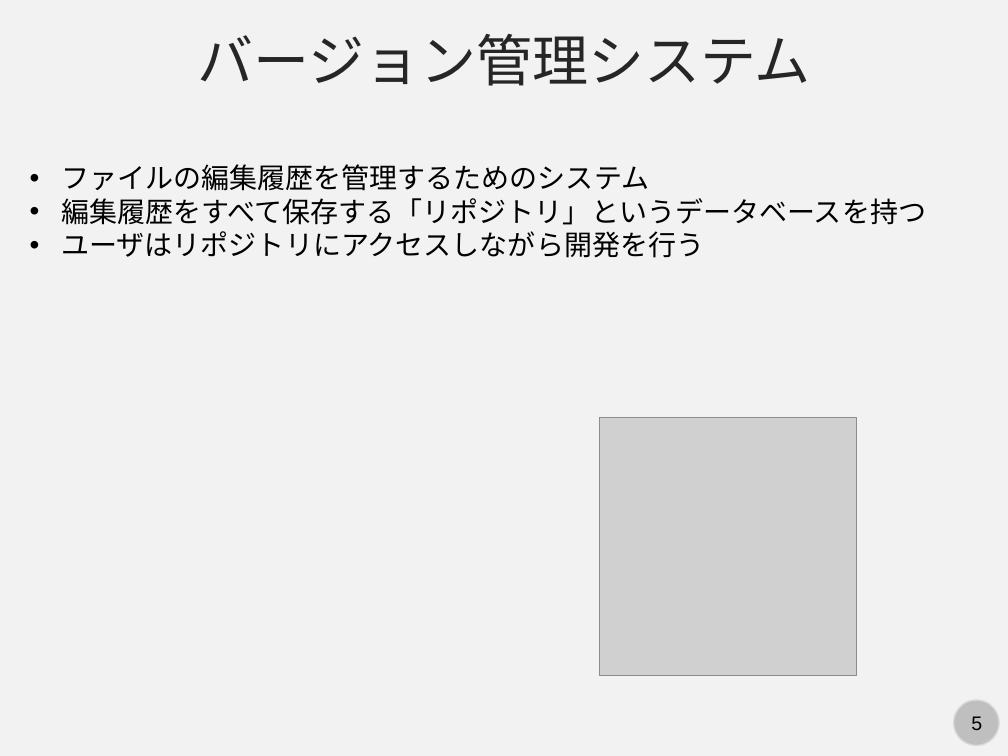
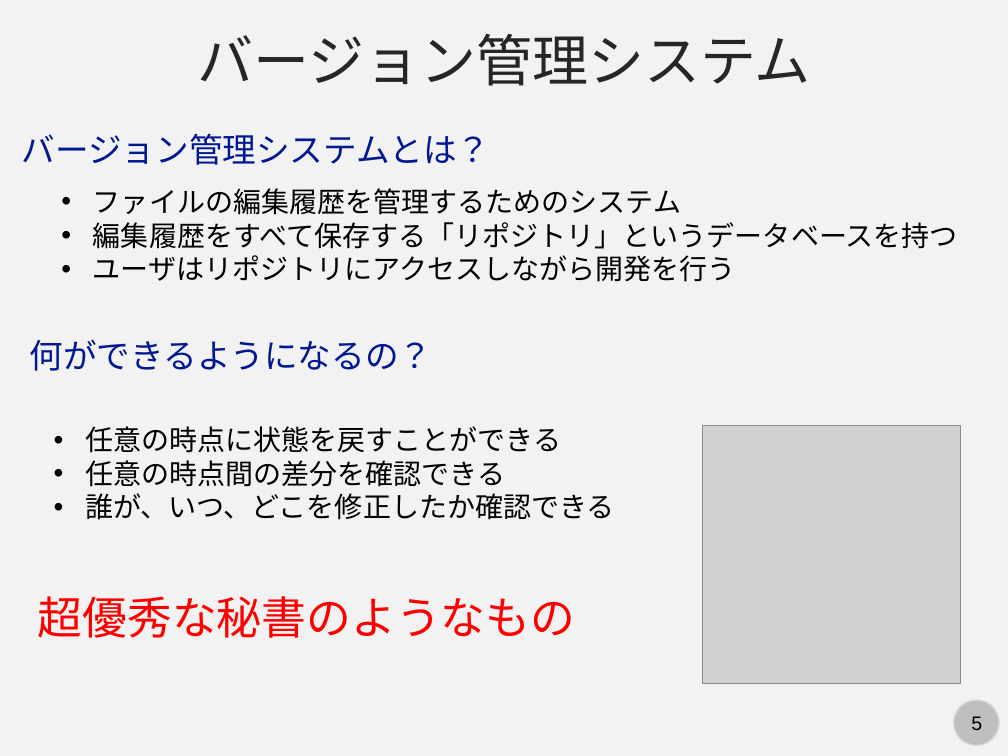
Before and after one commit to kaityo256/github, a slide deck: slide 5 of vcs/fig/slide.pptx. Drawn at 1008x756 pixels with LibreOffice and Linux fonts; fonts in the diff are those of the drawing; grey boxes stand for pictures. Boxes give left, top, right and bottom in pixels: in the first picture for what was removed or moved away, otherwise in the second. Text is boxed around its words. In the diff, an @@ line names an element or a change of style, - is before the commit and + after.

Commit message:
update

```diff
--- a/vcs/fig/slide.pptx
+++ b/vcs/fig/slide.pptx
@@ text added at (22,133,491,165), 24 pt, text #011893 @@
+バージョン管理システムとは？
@@ text "ファイルの編集履歴を管理するためのシステム": place and size @@
-text "ファイルの編集履歴を管理するためのシステム" at (61,164,926,258)
+text "ファイルの編集履歴を管理するためのシステム" at (93,188,958,282)
@@ text added at (30,339,433,371), 24 pt, text #011893 @@
+何ができるようになるの？
@@ text added at (85,426,615,520), 20 pt, text #000000 @@
+• 任意の時点に状態を戻すことができる
+• 任意の時点間の差分を確認できる
+• 誰が、いつ、どこを修正したか確認できる
@@ picture: place and size @@
-picture at (599,417,857,675)
+picture at (703,425,961,683)
@@ text added at (38,596,576,638), 32 pt, text #FF0000 @@
+超優秀な秘書のようなもの
```
Also in this commit, not shown: 9 slides added, 1 slide removed.
